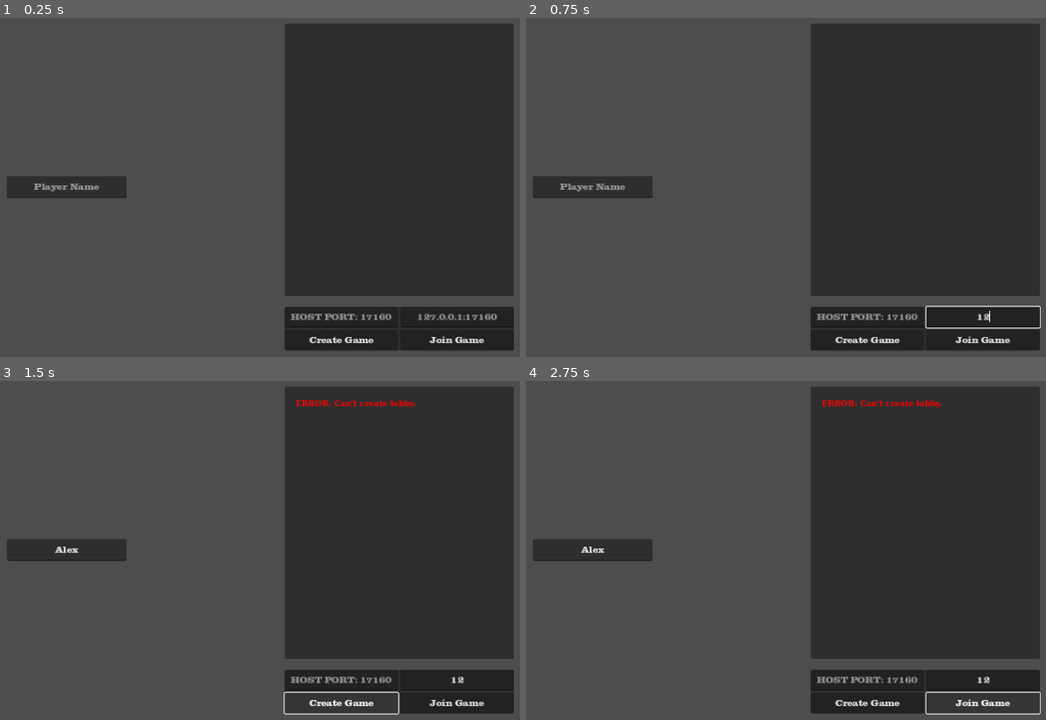
Above: before the commit, frames 1-4 (two rows, left to right).
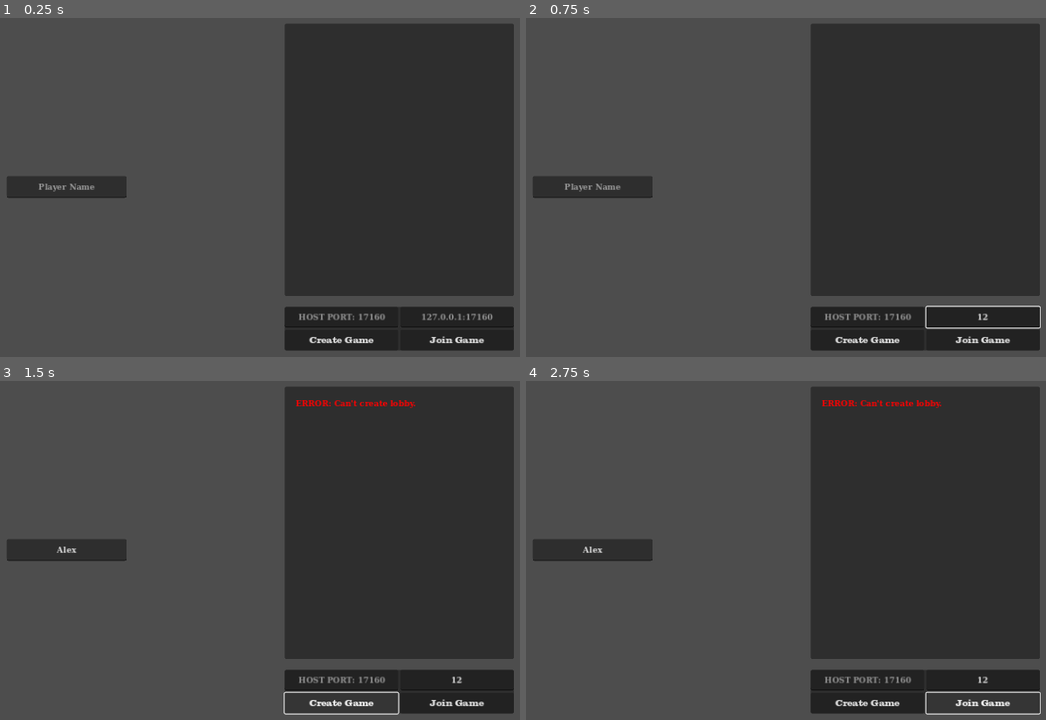
Above: after the commit, the same moments.

Repository: rwilson02/Poker-Party
Game: Godot game, scene res://scenes/Main.tscn
Same seed, same stepped clock (60 frames per second), same inputs: the game is played once before the commit and once after it.
Inputs (mouse positions are in pixels of both pictures, inside the frame that each line leads up to):
- Up to frame 1 (0.25 s): no input
- Up to frame 2 (0.75 s): click (983, 316) at 0.52 s; type "12" at 0.6 s
- Up to frame 3 (1.5 s): click (67, 550) at 0.75 s; type "Alex" at 0.83 s; click "Create Game" at 1.25 s
- Up to frame 4 (2.75 s): click "Join Game" at 2 s

The runs differ from the first frame. In frame 1, 0.5% of the frame differs, in the area x 6-96%, y 48-90%; in frame 2, 0.4%; in frame 3, 0.3%; in frame 4, 0.3%.

Commit message:
minor visual changes
mainly getting things off the left edge of the showdown panel and off the right edge of the lobby options

Diff:
--- a/scenes/Gameplay.tscn
+++ b/scenes/Gameplay.tscn
@@ -111,19 +111,27 @@
 anchor_bottom = 0.5
 offset_left = 57.0
 offset_top = -200.0
-offset_right = 370.0
+offset_right = 357.0
 offset_bottom = 200.0
 grow_horizontal = 0
 grow_vertical = 2
-
-[node name="RichTextLabel" type="RichTextLabel" parent="Display/ShowdownPanel"]
-layout_mode = 1
-anchors_preset = 15
-anchor_right = 1.0
-anchor_bottom = 1.0
-offset_right = 2.0
-grow_horizontal = 2
-grow_vertical = 2
+theme = ExtResource("6_b6hf0")
+
+[node name="MarginContainer" type="MarginContainer" parent="Display/ShowdownPanel"]
+layout_mode = 1
+anchors_preset = 15
+anchor_right = 1.0
+anchor_bottom = 1.0
+grow_horizontal = 2
+grow_vertical = 2
+
+[node name="ScrollContainer" type="ScrollContainer" parent="Display/ShowdownPanel/MarginContainer"]
+layout_mode = 2
+
+[node name="RichTextLabel" type="RichTextLabel" parent="Display/ShowdownPanel/MarginContainer/ScrollContainer"]
+layout_mode = 2
+size_flags_horizontal = 3
+size_flags_vertical = 3
 theme = ExtResource("6_b6hf0")
 bbcode_enabled = true
 
--- a/scenes/Lobby.tscn
+++ b/scenes/Lobby.tscn
@@ -60,10 +60,10 @@
 
 [node name="VBoxContainer" type="VBoxContainer" parent="LobbyControls/LobbyMenu/Options/ScrollContainer"]
 layout_mode = 2
-size_flags_horizontal = 3
 size_flags_vertical = 3
 
 [node name="CARDS" type="Label" parent="LobbyControls/LobbyMenu/Options/ScrollContainer/VBoxContainer"]
+custom_minimum_size = Vector2(350, 0)
 layout_mode = 2
 text = "CARD OPTIONS"
 horizontal_alignment = 2
--- a/scripts/gameplay/gameplay_display.gd
+++ b/scripts/gameplay/gameplay_display.gd
@@ -134,7 +134,9 @@
 
 @rpc("authority","call_local","reliable")
 func display_showdown(results: Array):
-	var showdown_text: RichTextLabel = showdown_panel.get_node("RichTextLabel")
+	showdown_panel.size = Vector2(50 * Rules.RULES.CARDS_PER_HAND + 50, 400)
+
+	var showdown_text: RichTextLabel = showdown_panel.find_child("RichTextLabel")
 	showdown_text.clear()
 
 	for pair in results:
@@ -150,7 +152,6 @@
 	await get_tree().create_timer(3 + results.size()).timeout
 	var out_tween = create_tween()
 	out_tween.tween_property(showdown_panel, "position", showdown_panel.position + (Vector2.RIGHT * 400), 0.5)
-#	await out_tween.finished
 
 @rpc("authority", "call_local", "reliable")
 func chip_zoom_anim(to_pot: bool):
--- a/scripts/netgame.gd
+++ b/scripts/netgame.gd
@@ -40,9 +40,7 @@
 		port = DEFAULT_PORT
 
 	var peer = ENetMultiplayerPeer.new()
-#	var peer = WebRTCMultiplayerPeer.new()
 	var error = peer.create_client(address, int(port))
-#	var error = peer.create_client(randi() / 2)
 	if error: return error
 	multiplayer.multiplayer_peer = peer
 
@@ -53,9 +51,7 @@
 		port = DEFAULT_PORT
 
 	var peer = ENetMultiplayerPeer.new()
-#	var peer = WebRTCMultiplayerPeer.new()
 	var error = peer.create_server(port, MAX_CONNECTIONS)
-#	var error = peer.create_server()
 	if error: return error
 	multiplayer.multiplayer_peer = peer
 
@@ -110,7 +106,6 @@
 	Netgame.players = player_data
 	Rules.RULES = rules
 	Netgame.game_state = state
-#	prints(multiplayer.get_unique_id(), "data received")
 	state_updated.emit()
 
 func reset():
--- a/scripts/rules.gd
+++ b/scripts/rules.gd
@@ -41,7 +41,7 @@
 	elif card == FREE_WILD:
 		return "??\U01F0CF"
 
-	# Spades, Hearts, Clubs, Diamonds
+	# Spades, Hearts, Clubs, Diamonds, Stars, Moons
 	const suits = "\u2660\u2665\u2663\u2666\u2605\U01F319"
 	var card_suit = suits[get_suit(card)] if card < WILD else "\U01F0CF"
 
@@ -84,6 +84,9 @@
 		counter_change = change.left(-2) + "DOWN"
 	elif change.ends_with("DOWN"):
 		counter_change = change.left(-4) + "UP"
+	else:
+		counter_change = change
+
 	if RULES.CURRENT_CHANGES.has(counter_change):
 		RULES.CURRENT_CHANGES.erase(counter_change)
 	else:
--- a/scripts/ui/card_setup.gd
+++ b/scripts/ui/card_setup.gd
@@ -1,5 +1,6 @@
 extends Node
 
+# Spades, Hearts, Clubs, Diamonds, Stars, Moons
 const COLORS = [Color.BLACK, Color.RED, Color.BLACK, Color.RED, Color.DARK_MAGENTA, Color.DARK_MAGENTA]
 const SUITS_PER_ROW = 4
 const ROWS = 2
@@ -15,12 +16,12 @@
 	var suit = Rules.get_suit(card)
 	var wild = value == "??"
 
+	var POS = Vector2(suit % SUITS_PER_ROW, suit / SUITS_PER_ROW) \
+		if not wild else Vector2(SUITS_PER_ROW - 1, ROWS - 1)
+	var SIZE = Vector2.ONE * SUIT_SIZE
+
 	for i in icons:
-		i.texture.region = Rect2i(\
-			SUIT_SIZE * (suit % SUITS_PER_ROW), \
-			SUIT_SIZE * (suit / SUITS_PER_ROW), \
-			SUIT_SIZE, SUIT_SIZE) \
-			if not wild else Rect2i(SUIT_SIZE * (SUITS_PER_ROW - 1), SUIT_SIZE * (ROWS - 1), SUIT_SIZE, SUIT_SIZE)
+		i.texture.region = Rect2i(SUIT_SIZE * POS, SIZE)
 	for t in texts:
 		t.text = value
 	for idx in indices:
--- a/theming/general.tres
+++ b/theming/general.tres
@@ -5,6 +5,7 @@
 
 [resource]
 default_font = ExtResource("1_otx58")
+LineEdit/fonts/font = ExtResource("1_f3cvj")
 MarginContainer/constants/margin_bottom = 20
 MarginContainer/constants/margin_left = 20
 MarginContainer/constants/margin_right = 20
